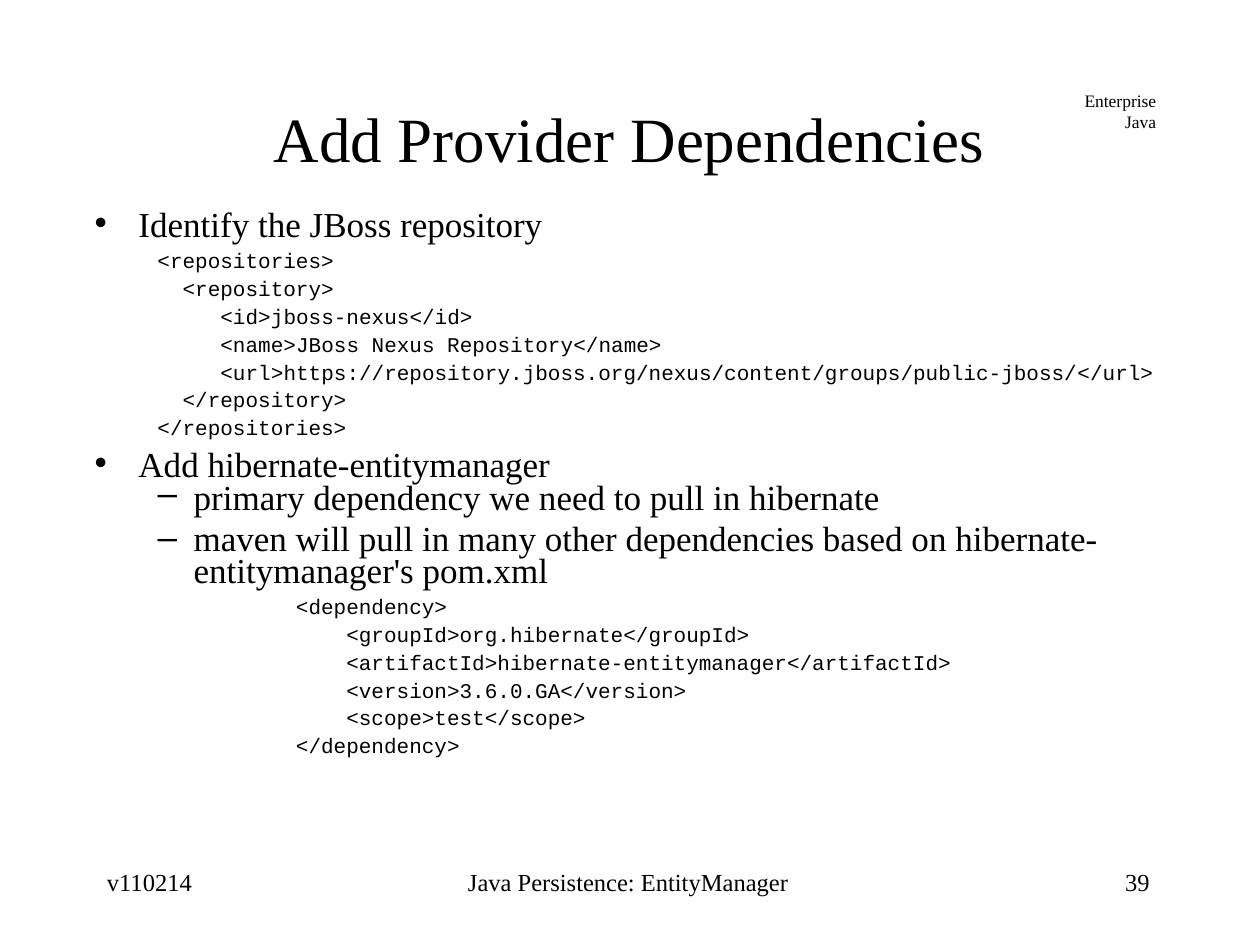
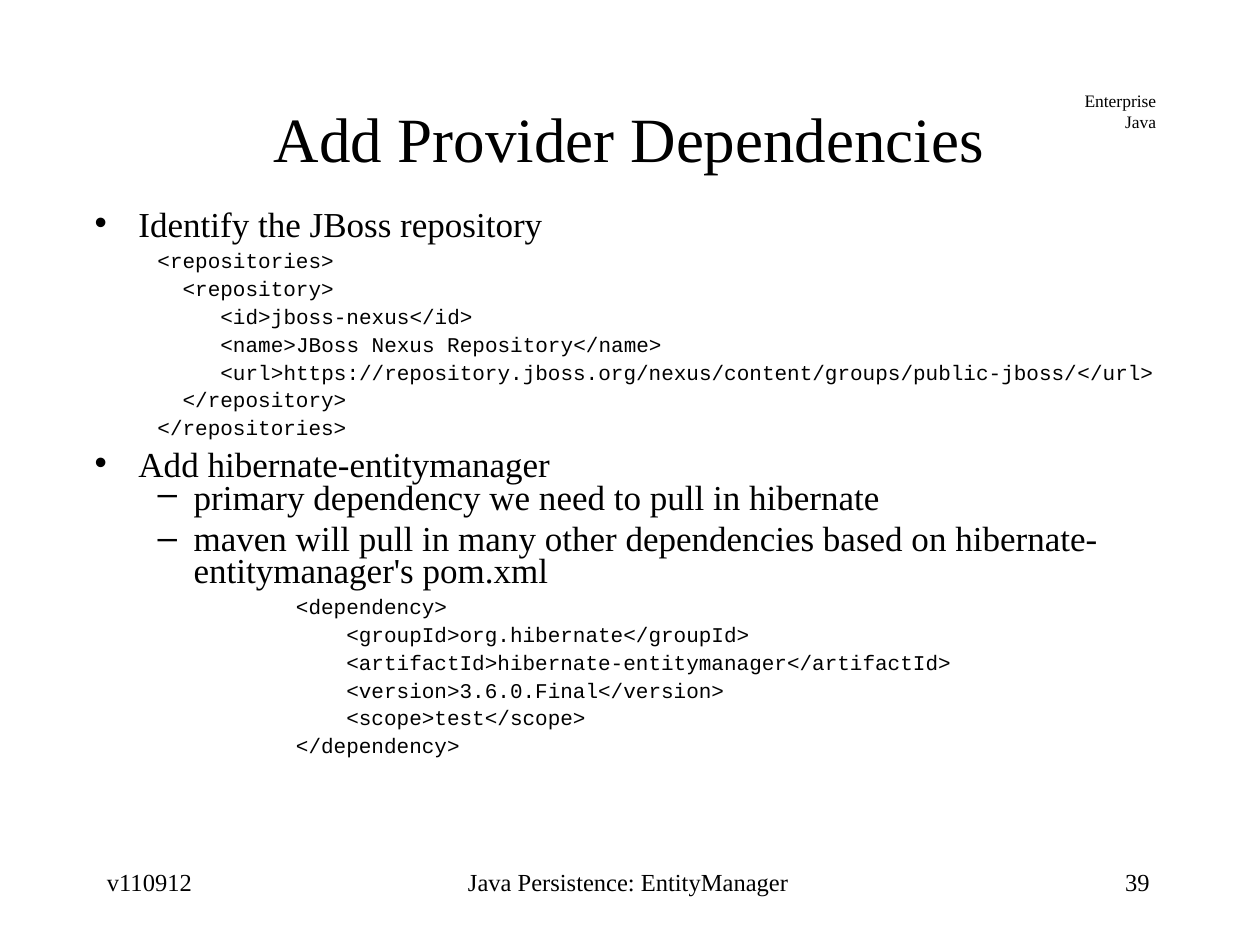
Before and after one commit to jcstaff/ejava-javaee, a slide deck: slide 39 of jpaDAO/src/site/resources/lectures/entityMgr.ppt. Drawn at 1260x945 pixels with LibreOffice and Linux fonts; fonts in the diff are those of the drawing. Boxes give left, top, right and bottom in pixels: in the first picture for what was removed or moved away, otherwise in the second. Text is boxed around its words. In the diff, an @@ line names an element or a change of style, - is before the commit and + after.

```diff
--- a/jpaDAO/src/site/resources/lectures/entityMgr.ppt
+++ b/jpaDAO/src/site/resources/lectures/entityMgr.ppt
@@ text at [346,683,724,699]: text changed @@
-<version>3.6.0.GA</version>
+<version>3.6.0.Final</version>
@@ text at [107,874,192,892]: text changed @@
-v110214
+v110912
```
Also in this commit, not shown: 52 other slides changed, 2 slides added, 1 slide removed.
